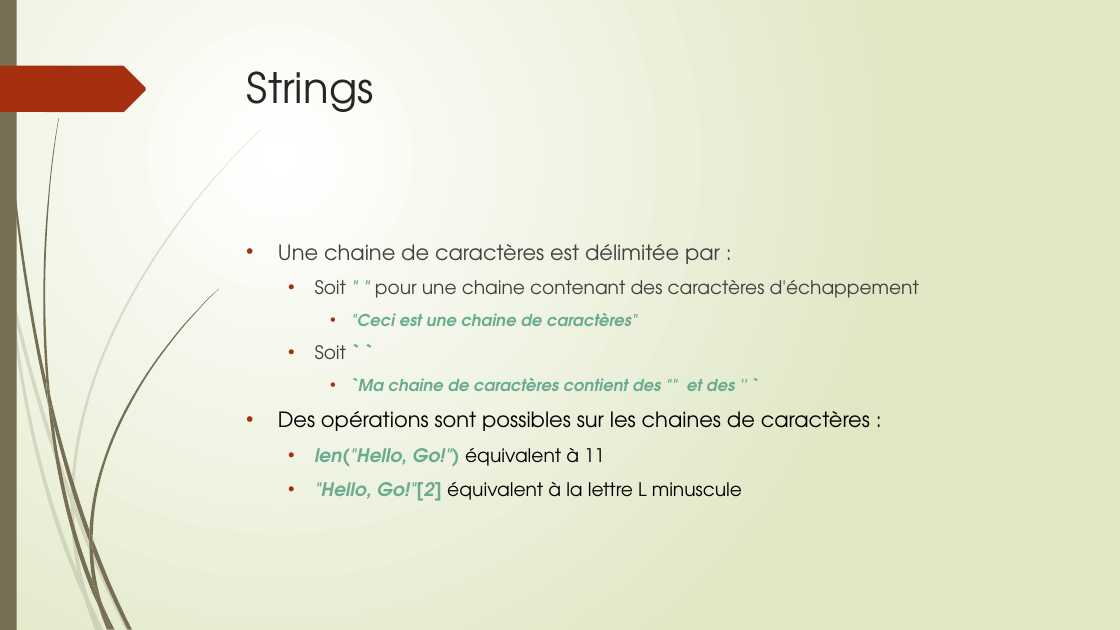
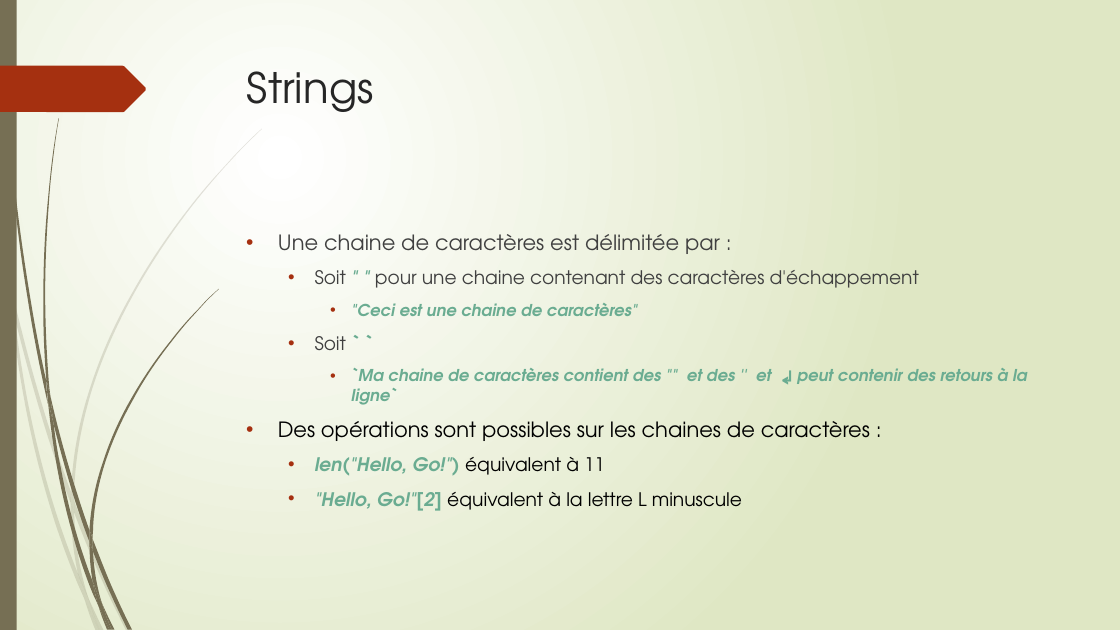
Before and after one commit to thierrydecker/learning-go, a slide deck: slide 24 of documentations/learning-go.pptx. Drawn at 1120x630 pixels with LibreOffice and Linux fonts; fonts in the diff are those of the drawing. Boxes give left, top, right and bottom in pixels: in the first picture for what was removed or moved away, otherwise in the second. Text is boxed around its words. In the diff, an @@ line names an element or a change of style, - is before the commit and + after.

Commit message:
Updated strings slide

```diff
--- a/documentations/learning-go.pptx
+++ b/documentations/learning-go.pptx
@@ text at box(351, 368, 1028, 405): text changed @@
-    • `Ma chaine de caractères contient des "" et des '' `
+    • `Ma chaine de caractères contient des "" et des '' et ↲ peut contenir des retours à la ligne`
```
Also in this commit, not shown: 1 other file.
